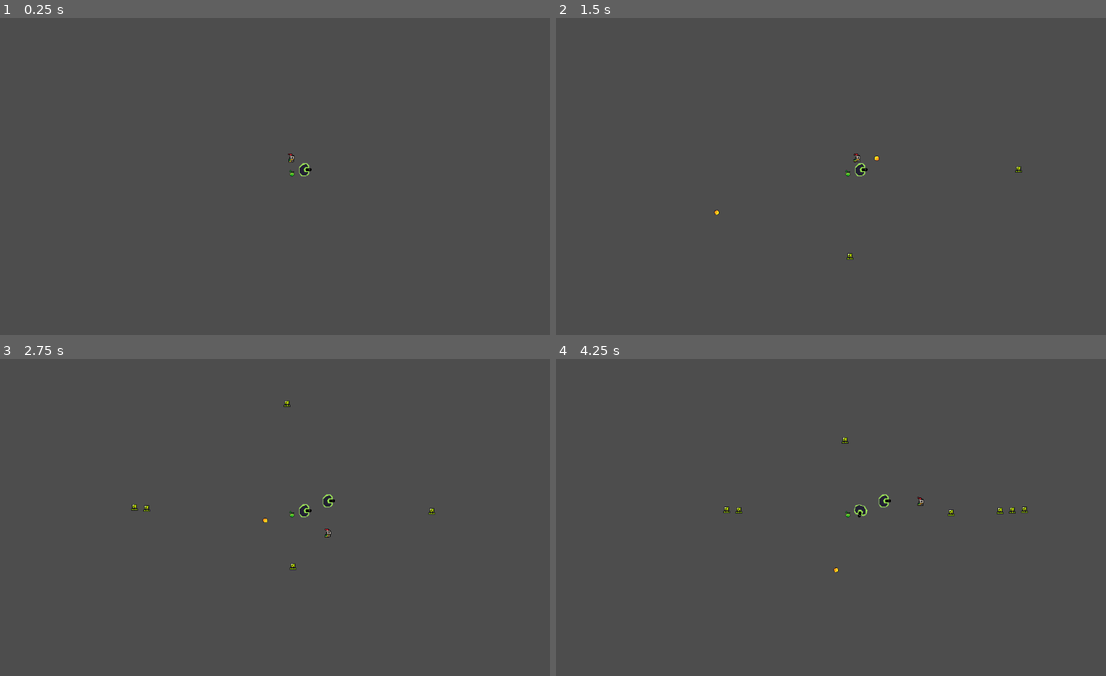
Above: before the commit, frames 1-4 (two rows, left to right).
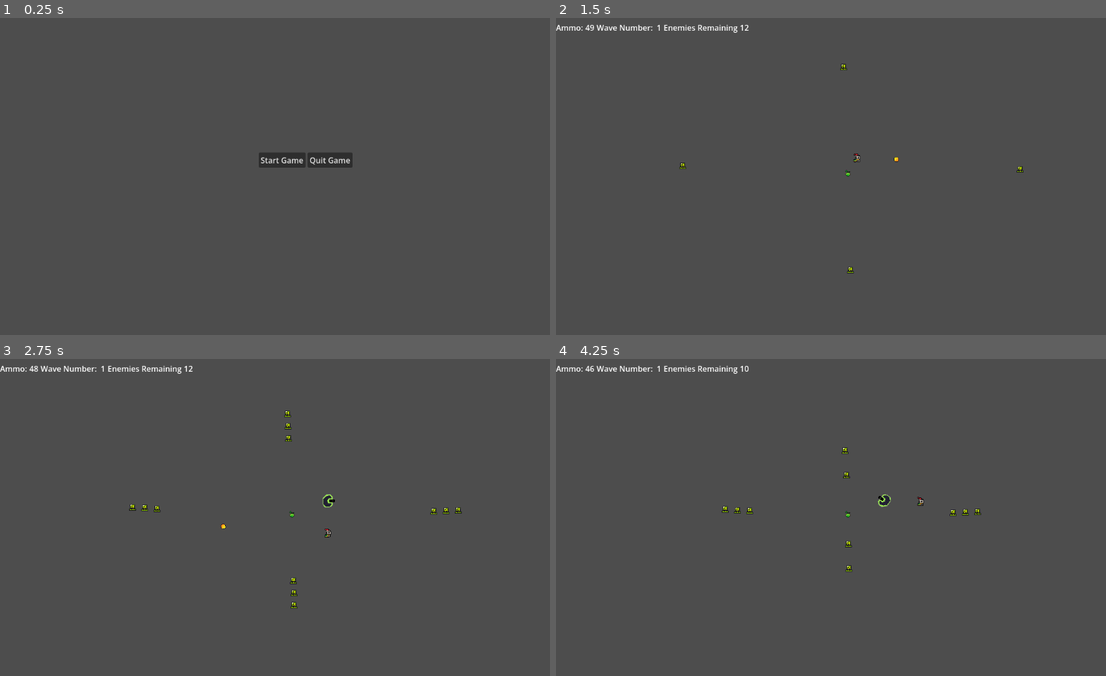
Above: after the commit, the same moments.

Repository: StevenBoyce/game-jam-07-26
Game: Godot game, scene res://scenes/main/main.tscn
The game is run twice, just before and just after one commit, with the same random seed, the same clock (stepped at 60 frames per second) and the same inputs. Before the commit the project starts from res://scenes/game/game.tscn.
Inputs (mouse positions are in pixels of both pictures, inside the frame that each line leads up to):
- Up to frame 1 (0.25 s): no input
- Up to frame 2 (1.5 s): click (836, 160) at 0.5 s, where only the run after the commit has a clickable "Start Game"; move the mouse to (963, 160) at 1.27 s; press the mouse at (963, 160) at 1.28 s; hold D (move_right) from 1.28 s (still down)
- Up to frame 3 (2.75 s): move the mouse to (170, 533) at 2.02 s; release D (move_right) at 2.03 s; release the mouse at (170, 533) at 2.03 s; hold S (move_down) from 2.03 s (still down); right-click (170, 533) at 2.1 s; click (170, 533) at 2.3 s
- Up to frame 4 (4.25 s): move the mouse to (891, 447) at 2.77 s; release S (move_down) at 2.78 s; press the mouse at (891, 447) at 2.78 s; hold D (move_right) 2.78-3.53 s; move the mouse to (809, 580) at 3.52 s; release the mouse at (809, 580) at 3.53 s; hold W (move_up) from 3.53 s (still down); click (809, 580) at 3.6 s

The runs differ from the first frame. In frame 1, 0.8% of the frame differs, in the area x 47-65%, y 42-51%; in frame 2, 0.5%; in frame 3, 0.7%; in frame 4, 0.8%.

Commit message:
added new start ui and waves

Diff:
--- a/project.godot
+++ b/project.godot
@@ -11,13 +11,18 @@
 [application]
 
 config/name="game-jam-07-26"
-run/main_scene="uid://bcaxmh3u222f8"
+run/main_scene="uid://cuicptknta5ml"
 config/features=PackedStringArray("4.6", "Forward Plus")
 config/icon="res://icon.svg"
 
+[autoload]
+
+Events="*uid://dcmgdima72buj"
+GameState="*uid://cvoo04wbqcchs"
+
 [editor_plugins]
 
-enabled=PackedStringArray("res://addons/AsepriteWizard/plugin.cfg")
+enabled=PackedStringArray()
 
 [input]
 
--- a/scenes/enemy/enemy.gd
+++ b/scenes/enemy/enemy.gd
@@ -13,6 +13,7 @@
 
 func _on_enemy_area_area_entered(area: Area2D) -> void:
 	if area.is_in_group("player_projectile"):
+		GameState.update_enemies_remaining(-1)
 		area.get_parent().queue_free()
 		queue_free()
 	pass # Replace with function body.
--- a/scenes/enemy/enemy.tscn
+++ b/scenes/enemy/enemy.tscn
@@ -49,8 +49,12 @@
 [sub_resource type="CircleShape2D" id="CircleShape2D_13gj6"]
 radius = 6.0
 
+[sub_resource type="CircleShape2D" id="CircleShape2D_a3pup"]
+radius = 4.1231055
+
 [node name="Enemy" type="CharacterBody2D" unique_id=259715442]
-collision_layer = 0
+collision_layer = 8
+collision_mask = 8
 script = ExtResource("1_a3pup")
 
 [node name="AnimatedSprite2D" type="AnimatedSprite2D" parent="." unique_id=627659640]
@@ -65,4 +69,8 @@
 position = Vector2(0, 6)
 shape = SubResource("CircleShape2D_13gj6")
 
+[node name="EnemyBody" type="CollisionShape2D" parent="." unique_id=845763139]
+position = Vector2(0, 5)
+shape = SubResource("CircleShape2D_a3pup")
+
 [connection signal="area_entered" from="EnemyArea" to="." method="_on_enemy_area_area_entered"]
--- a/scenes/game/game.gd
+++ b/scenes/game/game.gd
@@ -7,28 +7,58 @@
 @onready var SpawnerLeft: Marker2D = $SpawnerLeft
 @onready var SpawnerRight: Marker2D = $SpawnerRight
 
+const WaveManager = preload("res://scripts/wave_manager.gd")
+const SPAWN_COOLDOWN := 0.5
 
-# Called when the node enters the scene tree for the first time.
-func _ready() -> void:
-	pass # Replace with function body.
+var wave_manager: WaveManager
+var enemies_left_to_spawn: int = 0
+var spawn_points: Array[Marker2D] = []
+var spawn_point_timers: Array[Timer] = []
 
 
-# Called every frame. 'delta' is the elapsed time since the previous frame.
-func _process(delta: float) -> void:
-	pass
+func _ready() -> void:
+	wave_manager = WaveManager.new()
+	spawn_points = [SpawnerTop, SpawnerBottom, SpawnerLeft, SpawnerRight]
+	_setup_spawn_point_timers()
+	Events.wave_started.connect(on_wave_started)
+	wave_manager.on_wave_start_clicked()
 
-# we probably care about wave number and whatnot too
-func spawn_enemies():
-	var point = get_random_spawn_point()
+
+func _setup_spawn_point_timers() -> void:
+	for point in spawn_points:
+		var timer := Timer.new()
+		timer.wait_time = SPAWN_COOLDOWN
+		timer.one_shot = false
+		timer.timeout.connect(_on_spawn_point_timeout.bind(point))
+		point.add_child(timer)
+		spawn_point_timers.append(timer)
+
+
+func on_wave_started() -> void:
+	enemies_left_to_spawn = int(wave_manager.current_enemy_amount)
+	for timer in spawn_point_timers:
+		timer.start()
+
+
+func _on_spawn_point_timeout(spawn_point: Marker2D) -> void:
+	if enemies_left_to_spawn <= 0:
+		_stop_spawn_timers()
+		return
+
+	_spawn_enemy_at(spawn_point)
+	enemies_left_to_spawn -= 1
+
+	if enemies_left_to_spawn <= 0:
+		_stop_spawn_timers()
+
+
+func _spawn_enemy_at(spawn_point: Marker2D) -> void:
 	var enemy = enemy_scene.instantiate()
 	enemy.target = enemy_objective
-	enemy.position = point.global_position
+	enemy.position = spawn_point.global_position
 	add_child(enemy)
 
-func _on_enemy_spawn_timer_timeout() -> void:
-	spawn_enemies()
 
-
-func get_random_spawn_point() -> Marker2D:
-	var spawn_points = [SpawnerTop, SpawnerBottom, SpawnerLeft, SpawnerRight]
-	return spawn_points.pick_random()
+func _stop_spawn_timers() -> void:
+	for timer in spawn_point_timers:
+		timer.stop()
--- a/scenes/game/game.tscn
+++ b/scenes/game/game.tscn
@@ -3,7 +3,7 @@
 [ext_resource type="Script" uid="uid://ceth6rx16kyst" path="res://scenes/game/game.gd" id="1_0sr1o"]
 [ext_resource type="PackedScene" uid="uid://dwt1oqqhgopim" path="res://scenes/player/player.tscn" id="2_kelw5"]
 [ext_resource type="Texture2D" uid="uid://bx4h8l4v7j4yr" path="res://assets/brackeys_platformer_assets/sprites/fruit.png" id="3_lfrn8"]
-[ext_resource type="PackedScene" uid="uid://baonqf85ex4wd" path="res://scenes/turret/turret.tscn" id="4_kelw5"]
+[ext_resource type="Script" uid="uid://dl0rau051of85" path="res://scenes/game/hud.gd" id="4_kelw5"]
 
 [node name="Game" type="Node2D" unique_id=1376045426]
 script = ExtResource("1_0sr1o")
@@ -18,10 +18,6 @@
 texture = ExtResource("3_lfrn8")
 hframes = 4
 vframes = 4
-
-[node name="EnemySpawnTimer" type="Timer" parent="." unique_id=389554295]
-wait_time = 0.5
-autostart = true
 
 [node name="SpawnerTop" type="Marker2D" parent="." unique_id=1747037397]
 unique_name_in_owner = true
@@ -39,7 +35,50 @@
 unique_name_in_owner = true
 position = Vector2(602, 531)
 
-[node name="Turret" parent="." unique_id=894681361 instance=ExtResource("4_kelw5")]
-position = Vector2(623, 310)
+[node name="RespawnTimer" type="Timer" parent="." unique_id=921131459]
+unique_name_in_owner = true
 
-[connection signal="timeout" from="EnemySpawnTimer" to="." method="_on_enemy_spawn_timer_timeout"]
+[node name="Hud" type="Control" parent="." unique_id=1963909251]
+layout_mode = 3
+anchors_preset = 0
+offset_right = 40.0
+offset_bottom = 40.0
+script = ExtResource("4_kelw5")
+
+[node name="TopRow" type="HBoxContainer" parent="Hud" unique_id=1370155110]
+layout_mode = 0
+offset_right = 40.0
+offset_bottom = 40.0
+
+[node name="Ammo" type="HBoxContainer" parent="Hud/TopRow" unique_id=914111204]
+layout_mode = 2
+
+[node name="Label" type="Label" parent="Hud/TopRow/Ammo" unique_id=2030337292]
+layout_mode = 2
+text = "Ammo:"
+
+[node name="AmmoValue" type="Label" parent="Hud/TopRow/Ammo" unique_id=1489167259]
+unique_name_in_owner = true
+layout_mode = 2
+
+[node name="Wave" type="HBoxContainer" parent="Hud/TopRow" unique_id=746103141]
+layout_mode = 2
+
+[node name="Label" type="Label" parent="Hud/TopRow/Wave" unique_id=684053238]
+layout_mode = 2
+text = "Wave Number: "
+
+[node name="WaveValue" type="Label" parent="Hud/TopRow/Wave" unique_id=965321961]
+unique_name_in_owner = true
+layout_mode = 2
+
+[node name="HBoxContainer" type="HBoxContainer" parent="Hud/TopRow" unique_id=194194689]
+layout_mode = 2
+
+[node name="Label" type="Label" parent="Hud/TopRow/HBoxContainer" unique_id=964700338]
+layout_mode = 2
+text = "Enemies Remaining"
+
+[node name="EnemiesValue" type="Label" parent="Hud/TopRow/HBoxContainer" unique_id=476629318]
+unique_name_in_owner = true
+layout_mode = 2
--- /dev/null
+++ b/scenes/game/hud.gd
@@ -0,0 +1,23 @@
+extends Control
+class_name Hud
+
+@onready var ammo_value: Label = %AmmoValue
+@onready var wave_number: Label = %WaveValue
+@onready var enemies_remaining: Label = %EnemiesValue
+
+# Called when the node enters the scene tree for the first time.
+func _ready() -> void:
+	ammo_value.text = str(GameState.player_current_ammo)
+	wave_number.text = str(GameState.wave_number)
+	GameState.player_ammo_changed.connect(on_player_ammo_changed)
+	GameState.enemies_remaining_changed.connect(on_enemies_remaining_changed)
+
+func on_player_ammo_changed(new_ammo: int):
+	ammo_value.text = str(new_ammo)
+
+func on_enemies_remaining_changed(new_enemies_remaining: int):
+	enemies_remaining.text = str(new_enemies_remaining)
+
+# Called every frame. 'delta' is the elapsed time since the previous frame.
+func _process(delta: float) -> void:
+	pass
--- a/scenes/main.tscn
+++ /dev/null
@@ -1,3 +0,0 @@
-[gd_scene format=3 uid="uid://cuicptknta5ml"]
-
-[node name="Node2D" type="Node2D" unique_id=1293791779]
--- /dev/null
+++ b/scenes/main/main.gd
@@ -0,0 +1,16 @@
+extends Node2D
+class_name Main
+
+@export var start_scene: PackedScene = preload("res://scenes/start_screen/start_screen.tscn")
+
+# Called when the node enters the scene tree for the first time.
+func _ready() -> void:
+	Events.change_scene.connect(on_change_scene)
+	var start_screen = start_scene.instantiate()
+	add_child(start_screen)
+
+func on_change_scene(scene: PackedScene) -> void:
+	for child in get_children():
+		child.queue_free()
+	var new_scene = scene.instantiate()
+	add_child(new_scene)
--- /dev/null
+++ b/scenes/main/main.tscn
@@ -0,0 +1,6 @@
+[gd_scene format=3 uid="uid://cuicptknta5ml"]
+
+[ext_resource type="Script" uid="uid://jotivgosmc6y" path="res://scenes/main/main.gd" id="1_hyk8p"]
+
+[node name="Main" type="Node2D" unique_id=1293791779]
+script = ExtResource("1_hyk8p")
--- a/scenes/player/player.gd
+++ b/scenes/player/player.gd
@@ -32,13 +32,14 @@
 
 func _input(event: InputEvent) -> void:
 	if event.is_action_pressed("shoot"):
-		var mouse_position = get_global_mouse_position()
-		# print(mouse_position)
-		var projectile = projectile_scene.instantiate()
-		projectile.direction = global_position.direction_to(mouse_position)
-		projectile.spawn_position = spawn_position.global_position
-		projectile.spawn_rotation = global_position.direction_to(mouse_position).angle()
-		get_tree().root.add_child(projectile)
+		if GameState.player_current_ammo > 0:
+			var mouse_position = get_global_mouse_position()
+			var projectile = projectile_scene.instantiate()
+			projectile.direction = global_position.direction_to(mouse_position)
+			projectile.spawn_position = spawn_position.global_position
+			projectile.spawn_rotation = global_position.direction_to(mouse_position).angle()
+			get_tree().root.add_child(projectile)
+			GameState.update_player_ammo(-1)
 	if event.is_action_pressed("secondary_action"):
 		spawn_turret()
 
--- a/scenes/projectile/projectile.tscn
+++ b/scenes/projectile/projectile.tscn
@@ -8,6 +8,7 @@
 
 [node name="Projectile" type="CharacterBody2D" unique_id=273300858]
 script = ExtResource("1_2dulq")
+speed = 500
 
 [node name="Sprite" type="Sprite2D" parent="." unique_id=1468411081]
 texture = ExtResource("1_t8015")
--- /dev/null
+++ b/scenes/start_screen/start_screen.gd
@@ -0,0 +1,14 @@
+extends Control
+class_name StartScreen
+
+@export var game_scene: PackedScene = preload("res://scenes/game/game.tscn")
+
+func _ready() -> void:
+	pass
+
+func _on_start_button_pressed() -> void:
+	Events.change_scene.emit(game_scene)
+
+
+func _on_quit_button_pressed() -> void:
+	get_tree().quit()
--- /dev/null
+++ b/scenes/start_screen/start_screen.tscn
@@ -0,0 +1,36 @@
+[gd_scene format=3 uid="uid://cyek2gtpjq576"]
+
+[ext_resource type="Script" uid="uid://cnnb2r240xcja" path="res://scenes/start_screen/start_screen.gd" id="1_kxxag"]
+
+[node name="StartScreen" type="Control" unique_id=1951465799]
+layout_mode = 3
+anchors_preset = 15
+anchor_right = 1.0
+anchor_bottom = 1.0
+grow_horizontal = 2
+grow_vertical = 2
+script = ExtResource("1_kxxag")
+
+[node name="CenterContainer" type="CenterContainer" parent="." unique_id=1914685374]
+layout_mode = 1
+offset_left = 529.0
+offset_top = 275.0
+offset_right = 721.0
+offset_bottom = 306.0
+
+[node name="HBoxContainer" type="HBoxContainer" parent="CenterContainer" unique_id=2125789653]
+layout_mode = 2
+alignment = 1
+
+[node name="StartButton" type="Button" parent="CenterContainer/HBoxContainer" unique_id=682004011]
+unique_name_in_owner = true
+layout_mode = 2
+text = "Start Game"
+
+[node name="QuitButton" type="Button" parent="CenterContainer/HBoxContainer" unique_id=1974812690]
+unique_name_in_owner = true
+layout_mode = 2
+text = "Quit Game"
+
+[connection signal="pressed" from="CenterContainer/HBoxContainer/StartButton" to="." method="_on_start_button_pressed"]
+[connection signal="pressed" from="CenterContainer/HBoxContainer/QuitButton" to="." method="_on_quit_button_pressed"]
--- /dev/null
+++ b/scenes/ui/hud/hud.tscn
@@ -0,0 +1,12 @@
+[gd_scene format=3 uid="uid://cbpb1x3xdw75h"]
+
+[ext_resource type="Script" uid="uid://borvtkxuxe0s2" path="res://scenes/ui/hud/hud.gd" id="1_bngdn"]
+
+[node name="Hud" type="Control" unique_id=145001720]
+layout_mode = 3
+anchors_preset = 15
+anchor_right = 1.0
+anchor_bottom = 1.0
+grow_horizontal = 2
+grow_vertical = 2
+script = ExtResource("1_bngdn")
--- /dev/null
+++ b/scenes/ui/shop/shop.gd
@@ -0,0 +1,13 @@
+extends Control
+class_name Shop
+
+@export var game_scene: PackedScene = preload("res://scenes/game/game.tscn")
+
+@onready var next_wave_button: Button = %NextWaveButton
+
+func _ready() -> void:
+	next_wave_button.pressed.connect(on_next_wave_button_pressed)
+
+func on_next_wave_button_pressed() -> void:
+	GameState.increment_wave_number()
+	Events.change_scene.emit(game_scene)
--- /dev/null
+++ b/scenes/ui/shop/shop.tscn
@@ -0,0 +1,30 @@
+[gd_scene format=3 uid="uid://cie70n6hhsjs5"]
+
+[ext_resource type="Script" uid="uid://85s3o301p834" path="res://scenes/ui/shop/shop.gd" id="1_m7afx"]
+
+[node name="Shop" type="Control" unique_id=1743418688]
+layout_mode = 3
+anchors_preset = 15
+anchor_right = 1.0
+anchor_bottom = 1.0
+grow_horizontal = 2
+grow_vertical = 2
+script = ExtResource("1_m7afx")
+metadata/_edit_use_anchors_ = true
+
+[node name="CenterContainer" type="CenterContainer" parent="." unique_id=1578554637]
+layout_mode = 0
+offset_right = 178.0
+offset_bottom = 58.0
+
+[node name="VBoxContainer" type="VBoxContainer" parent="CenterContainer" unique_id=1783182651]
+layout_mode = 2
+
+[node name="Label" type="Label" parent="CenterContainer/VBoxContainer" unique_id=356673675]
+layout_mode = 2
+text = "You survived the wave!"
+
+[node name="NextWaveButton" type="Button" parent="CenterContainer/VBoxContainer" unique_id=152889016]
+unique_name_in_owner = true
+layout_mode = 2
+text = "Next Wave"
--- /dev/null
+++ b/scripts/composition_pieces/health_component.gd
@@ -0,0 +1,19 @@
+extends Node
+class_name HealthComponent
+
+@export var max_health: int = 100
+@export var current_health: int = max_health
+
+
+func take_damage(amount: int) -> void:
+	current_health -= amount
+	if current_health <= 0:
+		die()
+
+func die() -> void:
+	pass
+
+func heal(amount: int) -> void:
+	current_health += amount
+	if current_health > max_health:
+		current_health = max_health
--- a/scripts/game_manager.gd
+++ /dev/null
@@ -1,34 +0,0 @@
-extends Node
-
-
-# Called when the node enters the scene tree for the first time.
-func _ready() -> void:
-	pass # Replace with function body.
-
-
-# Called every frame. 'delta' is the elapsed time since the previous frame.
-func _process(delta: float) -> void:
-	pass
-
-# we probably care about wave number and whatnot too
-func spawn_enemies(arena: CollisionShape2D):
-	var extents = arena.size/2
-	var edge = randi_range(0, 3) # 0 = top, 1 = right, 2 = bottom, 3 = left
-	var position = Vector2.ZERO
-	match edge:
-		0:
-			position.x = randi_range(-extents.x, extents.x)
-			position.y = -extents.y
-		1:
-			position.x = extents.x
-			position.y = randi_range(-extents.y, extents.y)
-		2:
-			position.x = randi_range(-extents.x, extents.x)
-			position.y = extents.y
-		3:
-			position.x = -extents.x
-			position.y = randi_range(-extents.y, extents.y)
-	print(position)
-		# var enemy = Enemy.instantiate()
-		# enemy.position = position
-		# add_child(enemy)
--- /dev/null
+++ b/scripts/global/events.gd
@@ -0,0 +1,7 @@
+extends Node
+
+
+signal wave_started(wave_number: int)
+signal wave_ended(wave_number: int)
+signal wave_start_clicked()
+signal change_scene(scene: PackedScene)
--- /dev/null
+++ b/scripts/global/game_state.gd
@@ -0,0 +1,50 @@
+extends Node
+
+@export var shop_scene: PackedScene = preload("res://scenes/ui/shop/shop.tscn")
+
+@export var base_player_damage: int = 1
+@export var base_player_attack_speed: float = 1.0
+@export var base_player_max_ammo: int = 50
+@export var base_turret_damage: int = 1
+@export var base_turret_attack_speed: float = 1.0
+@export var base_turret_duration: int = 10
+@export var base_turret_max_ammo: int = 10
+@export var base_turret_charges: int = 3
+
+var player_damage: int = base_player_damage
+var player_attack_speed: float = base_player_attack_speed
+var player_max_ammo: int = base_player_max_ammo
+var player_current_ammo: int = player_max_ammo
+var turret_damage: int = base_turret_damage
+var turret_attack_speed: float = base_turret_attack_speed
+var turret_duration: int = base_turret_duration
+var turret_max_ammo: int = base_turret_max_ammo
+var turret_charges: int = base_turret_charges
+var wave_number: int = 1
+var enemies_remaining: int = 0
+
+signal player_ammo_changed(new_ammo: int)
+signal enemies_remaining_changed(new_enemies_remaining: int)
+signal wave_number_changed(new_wave_number: int)
+
+func update_player_ammo(change_in_ammo: int):
+    player_current_ammo = player_current_ammo + change_in_ammo
+    emit_signal("player_ammo_changed", player_current_ammo)
+
+func update_enemies_remaining(change_in_enemies: int):
+    enemies_remaining = enemies_remaining + change_in_enemies
+    emit_signal("enemies_remaining_changed", enemies_remaining)
+    if enemies_remaining <= 0:
+        Events.change_scene.emit(shop_scene)
+
+
+func set_enemies_remaining(new_enemies_remaining: int):
+    enemies_remaining = new_enemies_remaining
+    emit_signal("enemies_remaining_changed", new_enemies_remaining)
+
+func set_wave_time_remaining(new_wave_time_remaining: int):
+    emit_signal("wave_time_remaining_changed", new_wave_time_remaining)
+
+func increment_wave_number():
+    wave_number += 1
+    emit_signal("wave_number_changed", wave_number)
--- /dev/null
+++ b/scripts/wave_manager.gd
@@ -0,0 +1,30 @@
+extends Node
+
+@export var base_enemy_amount: int = 10
+@export var wave_number: int = 1
+@export var wave_duration: int = 10
+@export var wave_enemy_scaling: float = 1.2
+@export var wave_duration_scaling: float = 1.2
+
+var current_wave_duration: int = wave_duration
+var current_enemy_amount: int = base_enemy_amount
+
+
+# Called when the node enters the scene tree for the first time.
+func _ready() -> void:
+	Events.wave_start_clicked.connect(on_wave_start_clicked)
+	GameState.wave_ended.connect(on_wave_ended)
+	GameState.set_wave_number(wave_number)
+	GameState.wave_number_changed.connect(on_wave_start_clicked)
+
+func on_wave_ended() -> void:
+	print("wave ended")
+
+func on_wave_start_clicked() -> void:
+	wave_number = GameState.wave_number
+	current_wave_duration = wave_duration * wave_duration_scaling * wave_number
+	current_enemy_amount = base_enemy_amount * wave_enemy_scaling * wave_number
+	print(current_enemy_amount)
+	GameState.set_enemies_remaining(current_enemy_amount)
+	GameState.set_wave_time_remaining(current_wave_duration)
+	Events.wave_started.emit()
Not shown, added: scenes/game/hud.gd.uid
Not shown, added: scenes/main/main.gd.uid
Not shown, added: scenes/start_screen/start_screen.gd.uid
Not shown, added: scenes/ui/shop/shop.gd.uid
Not shown, added: scripts/composition_pieces/health_component.gd.uid
Not shown, removed: scripts/game_manager.gd.uid
Not shown, added: scripts/global/events.gd.uid
Not shown, added: scripts/global/game_state.gd.uid
Not shown, added: scripts/wave_manager.gd.uid
